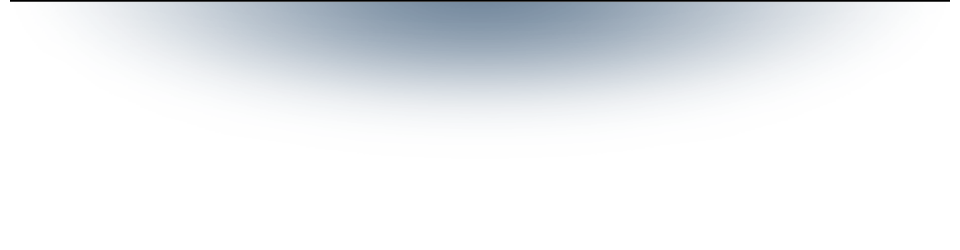
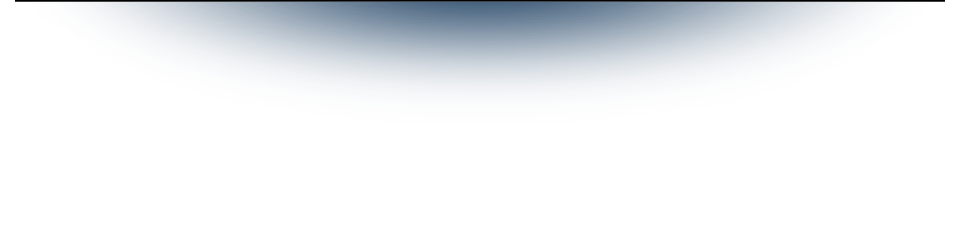
Layers edited between the first and the second 960×250 image:
painted on "dark" over (10, 0, 950, 1)
painted on "light" over (10, 1, 950, 2)
added layer "gradient" (1st of 2) above "gradient" over (34, 2, 926, 125)
hid "gradient" (2nd of 2), painted on it over (12, 0, 948, 139)
